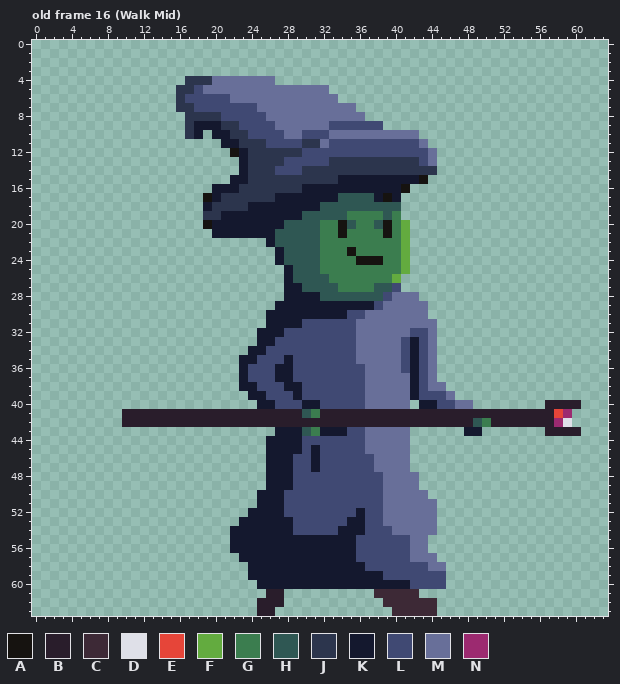
A pixel-art file gets an edit: Characters/Sprites/Green/Green.aseprite. The picture above was drawn from the file before the commit.
64x64 pixels, 45 frames. Shown: old frame 16 (Walk Mid). The commit also changed other frames, which this record leaves out.
Palette (. is transparent): A #161310  B #291d2b  C #3d2936  D #dfe0e8  E #e64539  F #63ab3f  G #3b7d4f  H #2f5753  J #2c354d  K #14182e  L #404973  M #686f99  N #9c2a70
Pixels before, old frame 16 (Walk Mid) (only the part around the change), first column x 0:
13 .......................KJJJJLLLLLJJJJJJJJJJLM...................
14 .......................KJJJLLLJJJJJJJJJJJJJJJ...................
15 ......................KKJJJJJJJJJJKKKKKKKKKA....................
16 ....................KKKJJJJJJJKKKKKKKKKKKA......................
17 ...................AKJJJJJJKKKKKKKHHHHKAK.......................
18 ...................KJJJJKKKKKKKKHHHHHHHHH.......................
19 ...................JJKKKKKKKKKHHHHHGGGGHG.......................
20 ...................AKKKKKKKKHHHHGGAHGGHAGF......................
21 ....................KKKKKKKHHHHHGGAGGGGAGF......................
22 ..........................KHHHHHGGGGGGGGGF......................
23 ...........................KHHHHGGGAGGGGGF......................
24 ...........................KHHHHGGGGAAAGGF......................
25 ............................KHHHGGGGGGGGGF......................
26 ............................KHHHHGGGGGGGF.......................
27 ............................KKHHHHGGGGHHL.......................
28 ............................KKKKHHHHHHHLMMM.....................
29 ...........................KKKKKKKKKKKLMMMMM....................
30 ..........................KKKKKKKKKLLMMMMMMM....................
31 ..........................KKKKLLLLLLMMMMMMMMM...................
32 .........................KKKLLLLLLLLMMMMMMLLM...................
33 .........................KKLLLLLLLLLMMMMMLKLM...................
34 ........................KKLLLLLLLLLLMMMMMLKLM...................
35 .......................KKLLLKLLLLLLLMMMMMLKLM...................
36 .......................KLLLKKLLLLLLLLMMMMLKLM...................
37 .......................KLLLKKLLLLLLLLMMMMMKLM...................
38 .......................KKLLLKKLLLLLLLMMMMMKLMM..................
39 ........................KKLLLKLLLLLLLMMMMMKLLLM.................
40 .........................KKLLLKKLLLLLMMMMM.KKLLMM........BBBB...
41 ..........BBBBBBBBBBBBBBBBBBBBHGBBBBBBBBBBBBBBBBBBBBBBBBBBEN....
42 ..........BBBBBBBBBBBBBBBBBBBBBBBBBBBBBBBBBBBBBBBHGBBBBBBBND....
43 ...........................KKKHGKKKLLMMMMM......KK.......BBBB...
44 ..........................KKKKLLLLLLLMMMMM......................
45 ..........................KKKKLKLLLLLMMMMM......................
46 ..........................KKKLLKLLLLLLMMMM......................
47 ..........................KKKLLKLLLLLLMMMM......................
48 ..........................KKKLLLLLLLLLLMMMM.....................
49 ..........................KKKLLLLLLLLLLMMMM.....................
50 .........................KKKLLLLLLLLLLLMMMMM....................
51 .........................KKKLLLLLLLLLLLMMMMMM...................
52 ........................KKKKLLLLLLLLKLLMMMMMM...................
53 .......................KKKKKKLLLLLLKKLLMMMMMM...................
54 ......................KKKKKKKLLLLLKKKLLLMMMMM...................
55 ......................KKKKKKKKKKKKKKLLLLLLMM....................
56 ......................KKKKKKKKKKKKKKLLLLLLMM....................
57 .......................KKKKKKKKKKKKKLLLLLLMMM...................
58 ........................KKKKKKKKKKKKKLLLLLLLMM..................
59 ........................KKKKKKKKKKKKKKKLLLLLLL..................
60 .........................KKKKKKKKKKKKKKKKKLLLL..................
61 ..........................BB..........CCCCC.....................
62 .........................BBB...........CCCCCC...................
63 .........................BB.............CCCCC...................
And afterwards:
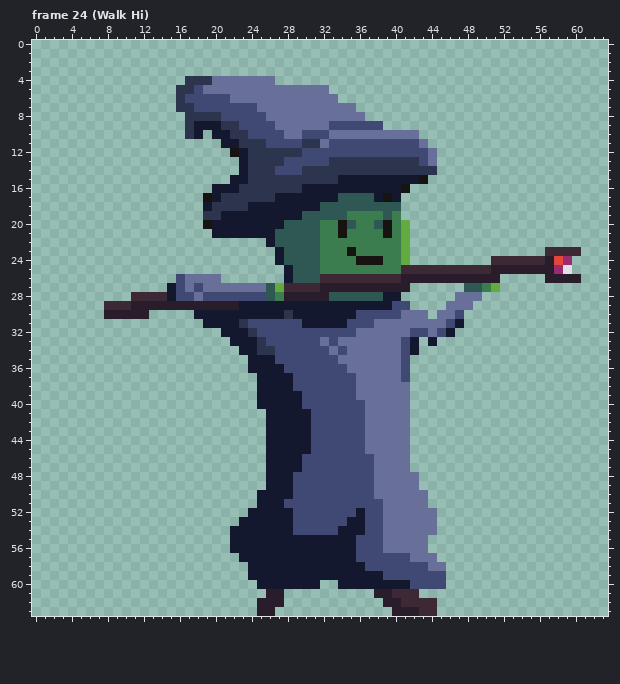
A new or re-ordered frame is compared with the old frame closest to it.
The commit says: Green Battie en dn Village
The edit:
frames re-ordered
Changed rows in their new state; - is an unchanged pixel.
Frame 24 (Walk Hi) against old frame 16 (Walk Mid), layer "New Char":
first column x 8:
23 -------------------------------------------------CCCC
24 -------------------------------------------CCCCCCBEN-
25 ---------------------------------CCCCCCCCCCBBBBBBBND-
26 --------LMMMM-----------CCCCCCCCCBBBBBBBBBBB-----BBBB
27 -------KLMLMMMMMMMHFCCCCBBBBBBBBBB------HHGF---------
28 ---CCCCKLLMLLLLLLLHGBBBBB------KK..----MMM-----------
29 CCCBBBBBBBBBBBBKKKK-----------KKLL..--MMM------------
30 BBBBB-----KKKKKKKK--J------K-LLLL----MML-------------
31 -----------KKKKJLLLLLLKKKKK-LL-------MLK-------------
32 -------------KKKJLLL-----------------LK--------------
33 --------------KKKJL-----M-MM-------.K----------------
34 ---------------K-JJ------M-M-------..----------------
35 ---------------.-KK-L-----MM------...----------------
36 ---------------.KKK-L------MM-----...----------------
37 ---------------..KK---------M----L...----------------
38 ---------------..KKK-L------M-----....---------------
39 ----------------.-KKK-------M-----.....--------------
40 -------------------KKKLL-----------......--------....
41 --................KKKKKLLLLLLMMMMM..................-
42 --................KKKKKLLLLLLMMMMM..................-
43 ------------------K---KLLLL-------------..-------....
44 ----------------------K------------------------------
45 ----------------------KL-----------------------------
46 ---------------------K-L-----------------------------
47 ---------------------K-L-----------------------------
48 ------------------------------M----------------------
49 ------------------------------M----------------------
50 --------------------K---------M----------------------
51 ------------------------------------.----------------
52 --------------------K--------------------------------
54 -------------------------------M---------------------
55 -------------------------------MMM-------------------
56 -------------------------------MMM-------------------
first column x 32:
60 ..---------
61 ------BB---
62 -------BB--
63 --------BBB
Where, in picture pixels (left, top, right, bottom), the same in both pictures:
changed: (104, 247, 581, 553)
changed: (320, 580, 419, 616)
